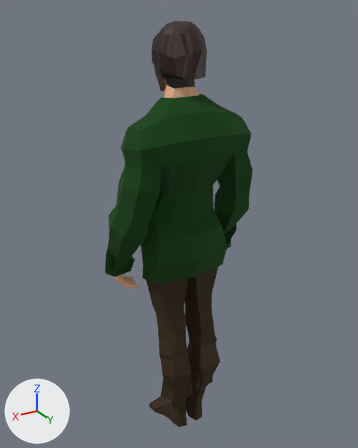
The FBX model Models/Joey 5.fbx, before and after one commit.
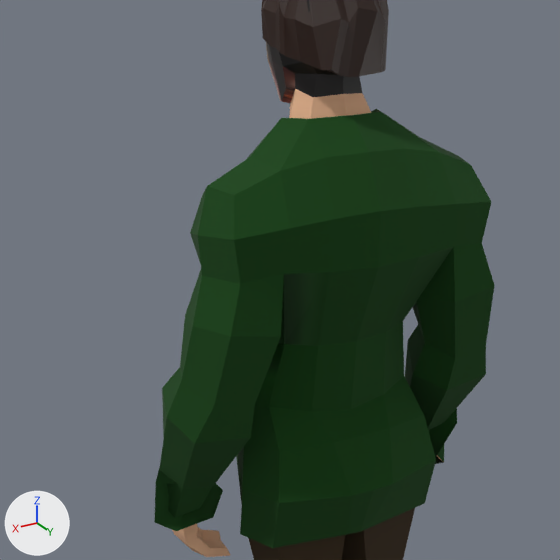
There are two pictures of each version: one whole from a camera (50 mm lens) standing at (1.338, 2.273, 2.257) and looking at (0.072, 0.163, 1.203), one close up on the part from 11% to 79% of the width and 10% to 65% of the height. Arrows for +X, +Y and +Z are at lower left; the lights stay in place. The first two pictures are the older version. Where no turn or scale is listed for an object, it has been applied to the vertices. Vertices at exactly the same position are counted once.

Names of what the first close-up shows: 'Hair', 'Jacket', 'Joey', 'Pants'.
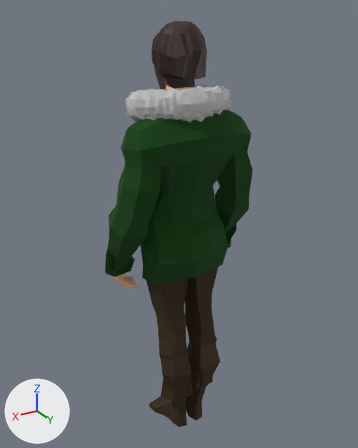
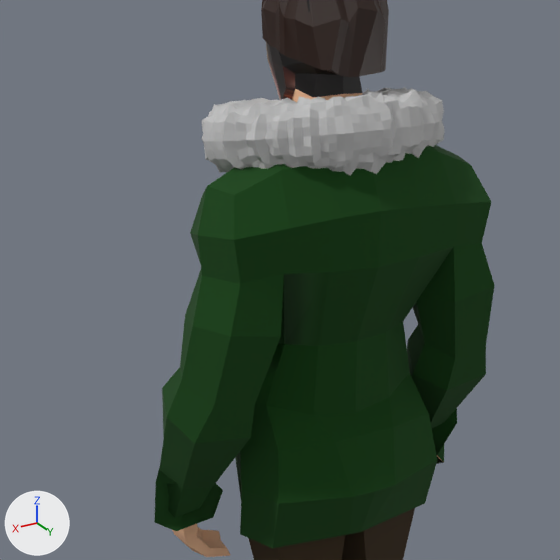
Where the change shows, as pixel boxes (x1, y1, x2, y2) in the close-ups (560 x 560 px; the box of a moved part takes in the faces that stretch with it):
'Jacket', reshaped
    before: (154, 109, 495, 548)
    after: (154, 145, 495, 548)
'Wool', added
    after: (202, 87, 445, 176)
part 1 of me_cube_002, moved or reshaped
    both: (205, 247, 453, 548)

Edits to the bpy script that builds the scene:
```text
Add mat_wool:
    mat_wool = principled_material('wool')
    mat_wool.base_color = (0.537, 0.537, 0.537)  # light grey #c2c2c2
    mat_wool.roughness = 1.0
Change me_cube_002:
    used by ob_jacket; location = (0.103, 0.221, 1.102)
    remove me_cube_002.from_pydata(...)  # 224 vertices, 206 faces; spans x -0.408..0.413, y -0.271..0.205, z -0.13..0.798
    add me_cube_002.from_pydata(...)  # 224 vertices, 206 faces; spans x -0.408..0.413, y -0.271..0.207, z -0.13..0.798
    me_cube_002 part 1: 61 of 224 vertices moved; they spanned x -0.238..0.236, y -0.172..0.199, z -0.13..0.331 and now span x -0.24..0.238, y -0.177..0.207, z -0.13..0.331; mean shift (0.0, -0.001, 0.0); largest move (-0.066, 0.008, 0.081) -> (-0.109, -0.062, 0.072)
Add me_torus_001:
    me_torus_001.from_pydata(...)  # 2304 vertices, 2304 faces; spans x -0.271..0.269, y -0.196..0.197, z -0.147..0.091
    me_torus_001.materials.append(mat_wool)  # light grey #c2c2c2
Add ob_wool:
    ob_wool = bpy.data.objects.new('Wool', me_torus_001)
    ob_wool.location = (0.107, 0.223, 1.858)
```
